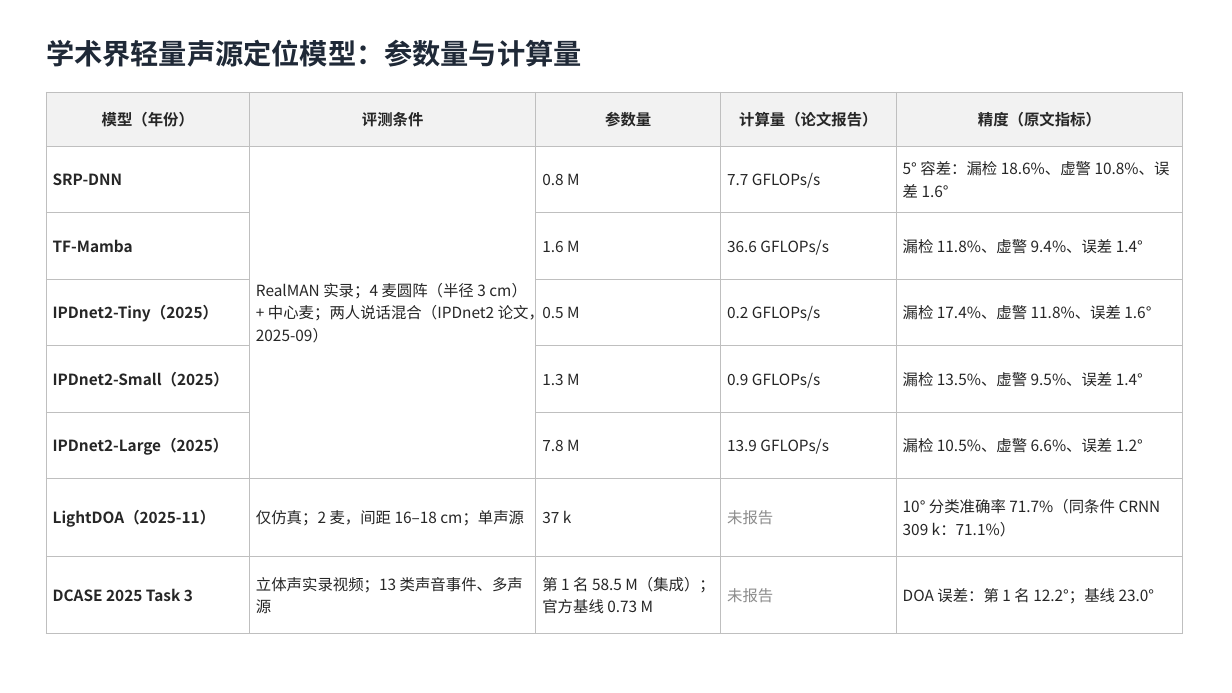
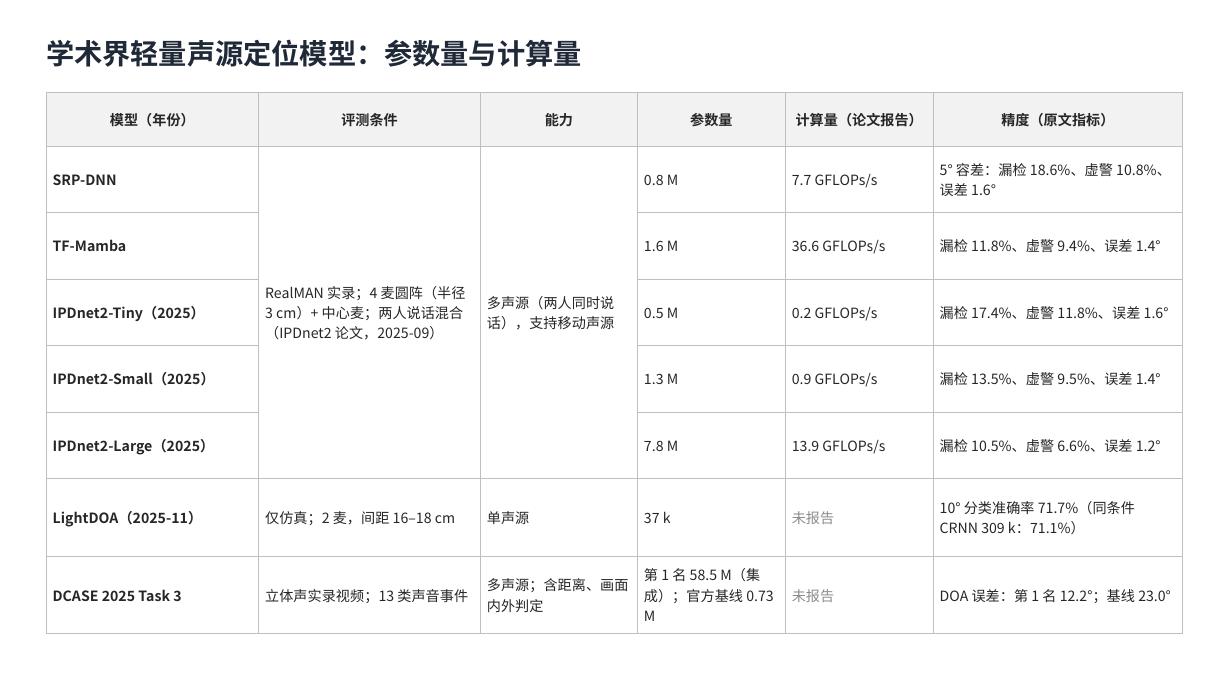
Before and after one commit to ZeroFoxxi/ssl-scene1, a slide deck: slide 3 of 竞品补充页_精简版.pptx. Drawn at 1232x693 pixels with LibreOffice and Linux fonts; fonts in the diff are those of the drawing. Boxes give left, top, right and bottom in pixels: in the first picture for what was removed or moved away, otherwise in the second. Text is boxed around its words. In the diff, an @@ line names an element or a change of style, - is before the commit and + after.

```diff
--- a/竞品补充页_精简版.pptx
+++ b/竞品补充页_精简版.pptx
@@ table at box(46, 92, 1183, 625) @@
-column 2: 评测条件 | RealMAN 实录；4 麦圆阵（半径 3 cm）+ 中心麦；两人说话混合（IPDnet2 论文，2025-09） |  |  |  |  | 仅仿真；2 麦，间距 16–18 cm；单声源 | 立体声实录视频；13 类声音事件、多声源
+column 2: 评测条件 | RealMAN 实录；4 麦圆阵（半径 3 cm）+ 中心麦；两人说话混合（IPDnet2 论文，2025-09） |  |  |  |  | 仅仿真；2 麦，间距 16–18 cm | 立体声实录视频；13 类声音事件
+column 3: 能力 | 多声源（两人同时说话），支持移动声源 |  |  |  |  | 单声源 | 多声源；含距离、画面内外判定
```
Also in this commit, not shown: 2 other slides changed, 2 other files.
